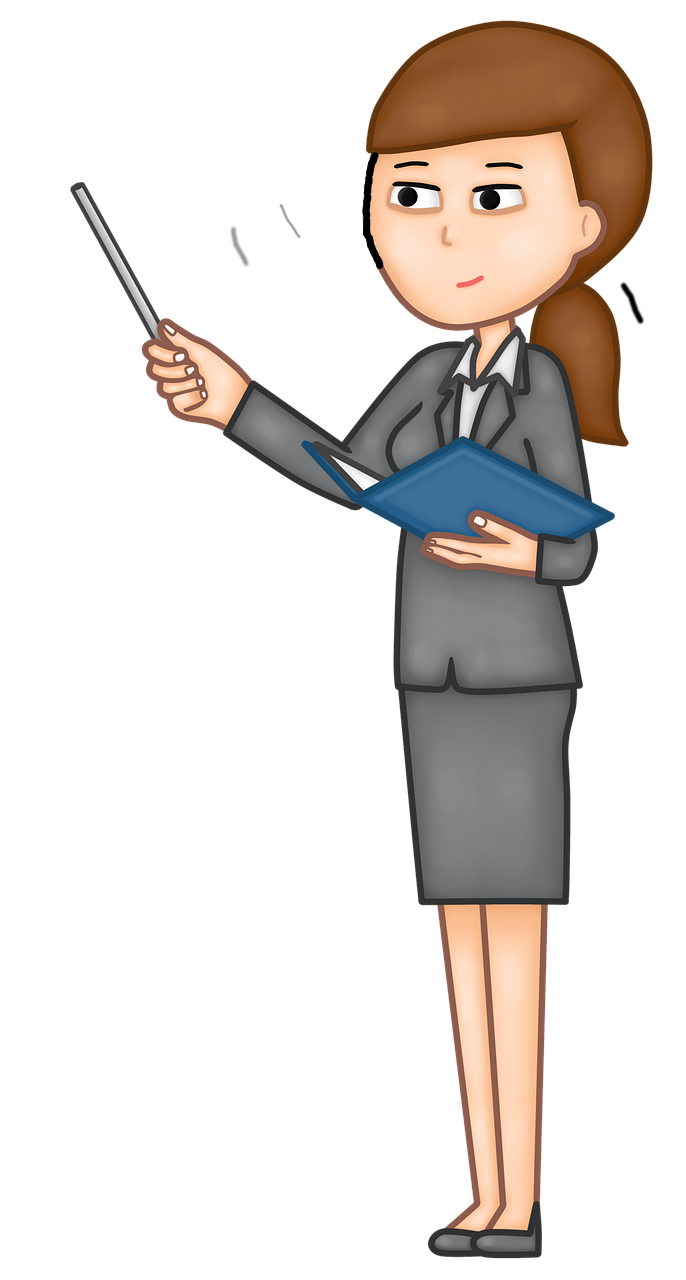
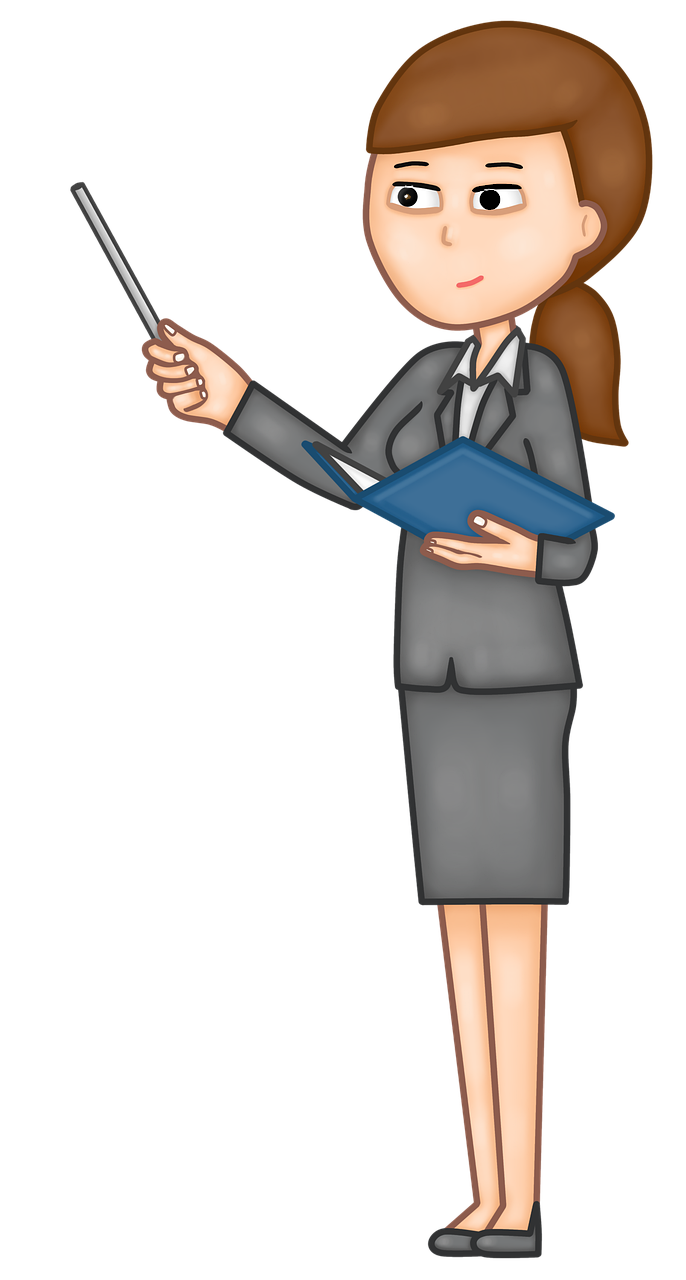
Layered file, before and after one edit (w=686, h=1280). Changes by layer:
hid "CABEÇA", painted on it over [229, 152, 645, 326]
painted on "MODELO BASE" over [229, 152, 645, 326]
